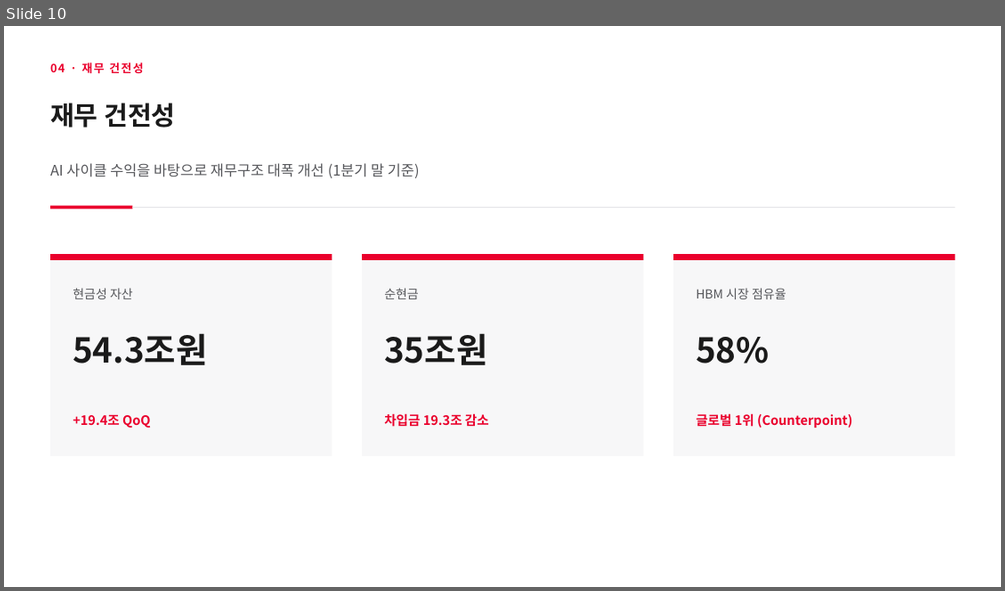
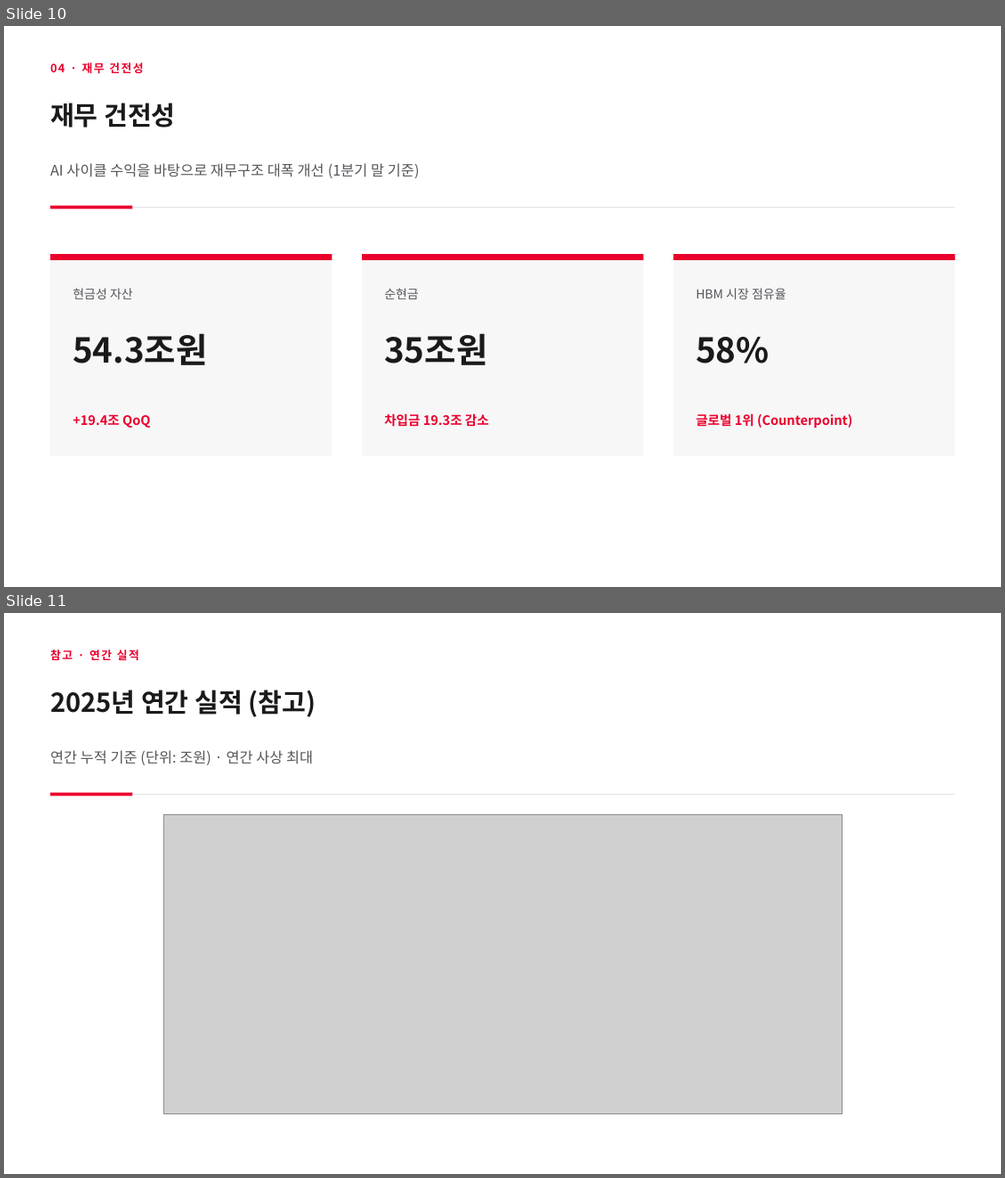
Before and after one commit to sylvanus4/kr-brand-decks, a slide deck: reports/sk-hynix-2026Q1.pptx. Shown one above the other, each under a label of ours: slide 10 before the commit, slides 10 and 11 after it. The pictures are 1005x591 and 1005x1178 pixels, drawn with LibreOffice and Linux fonts; fonts in the diff are those of the drawing; grey boxes stand for pictures. Boxes give left, top, right and bottom in pixels: in the first picture for what was removed or moved away, otherwise in the second. Text is boxed around its words. In the diff, an @@ line names an element or a change of style, - is before the commit and + after.

```diff
--- a/reports/sk-hynix-2026Q1.pptx
+++ b/reports/sk-hynix-2026Q1.pptx
@@ slide 11 added at (x1=4, y1=613, x2=1001, y2=1174), background #FFFFFF @@
@@ text added at (x1=50, y1=649, x2=139, y2=660), 11 pt, text #EA002C, bold @@
+참고 · 연간 실적
@@ text added at (x1=50, y1=690, x2=316, y2=717), 25 pt, text #1A1A1A, bold @@
+2025년 연간 실적 (참고)
@@ text added at (x1=50, y1=750, x2=313, y2=765), 14 pt, text #55565A @@
+연간 누적 기준 (단위: 조원) · 연간 사상 최대
@@ rectangle added at (x1=50, y1=793, x2=133, y2=795), fill #EA002C @@
@@ rectangle added at (x1=133, y1=794, x2=955, y2=795), fill #E5E5E8 @@
@@ picture added at (x1=163, y1=815, x2=842, y2=1114) @@
```
Also in this commit, not shown: 53 other files.
